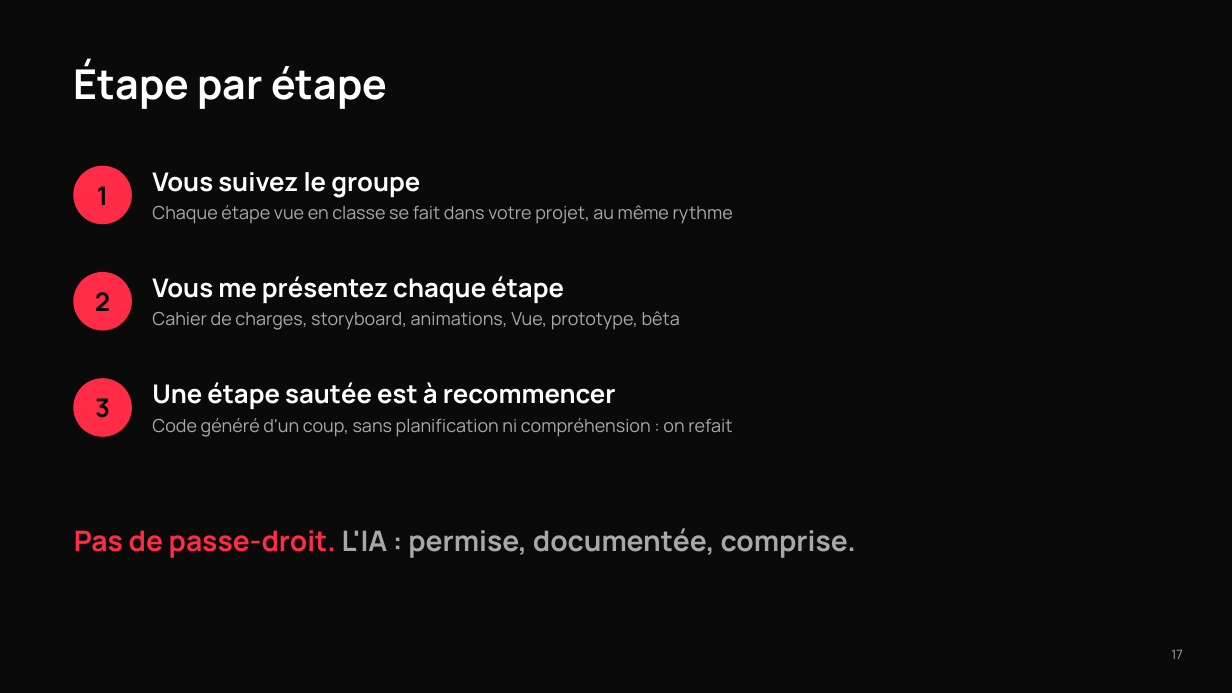
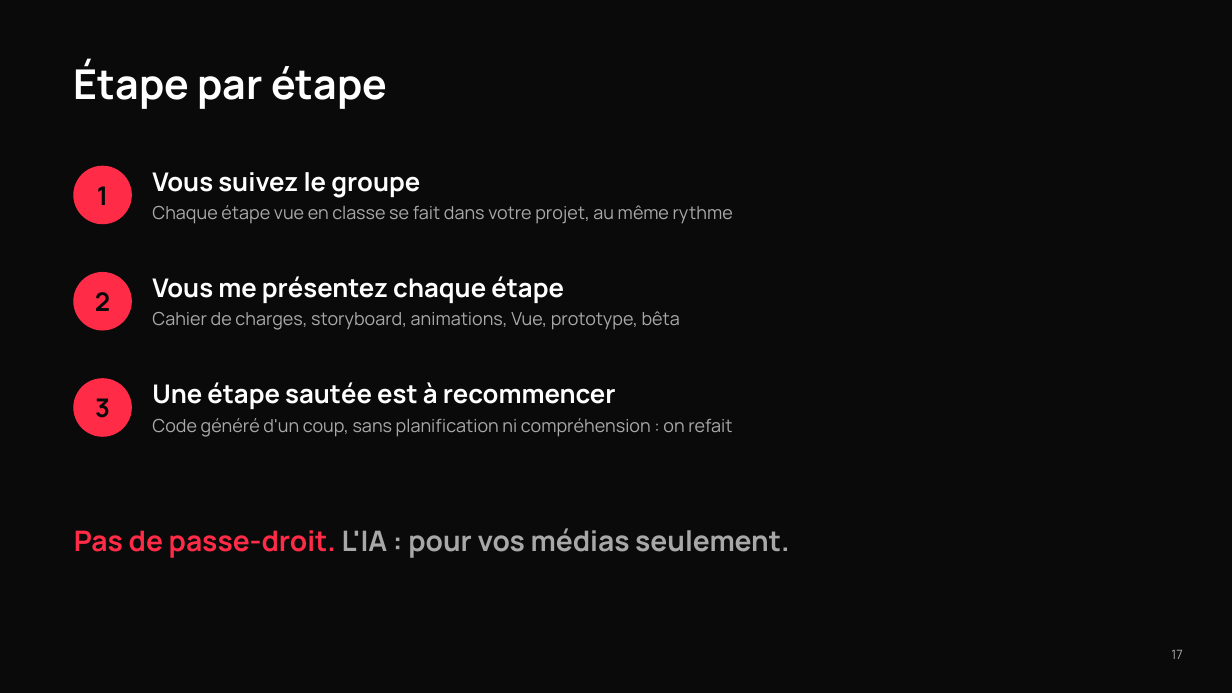
Before and after one commit to tim-montmorency/compendium, a slide deck: slide 17 of docs/582-511-web5/assets/documents/Web5_recit-defilant-lancement.pptx. Drawn at 1232x693 pixels with LibreOffice and Linux fonts; fonts in the diff are those of the drawing. Boxes give left, top, right and bottom in pixels: in the first picture for what was removed or moved away, otherwise in the second. Text is boxed around its words. In the diff, an @@ line names an element or a change of style, - is before the commit and + after.

Commit message:
ia NON PERMISE, code par toi même

```diff
--- a/docs/582-511-web5/assets/documents/Web5_recit-defilant-lancement.pptx
+++ b/docs/582-511-web5/assets/documents/Web5_recit-defilant-lancement.pptx
@@ text at [74, 528, 789, 558]: text changed @@
-Pas de passe-droit. L'IA : permise, documentée, comprise.
+Pas de passe-droit. L'IA : pour vos médias seulement.
```
Also in this commit, not shown: 1 other slide changed, 1 slide added, 3 other files.
